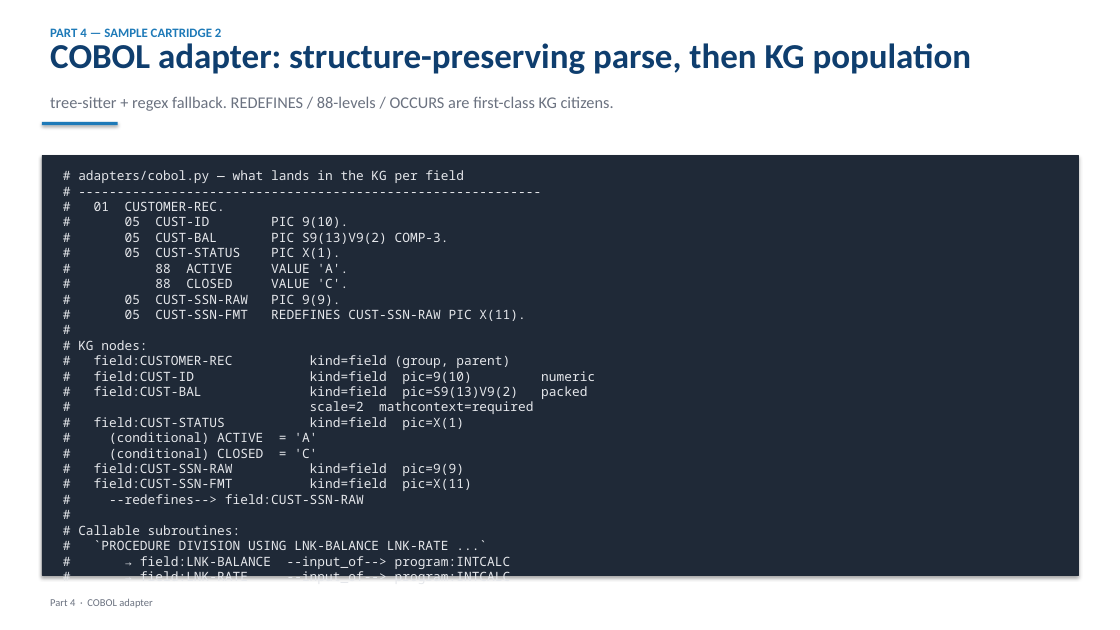
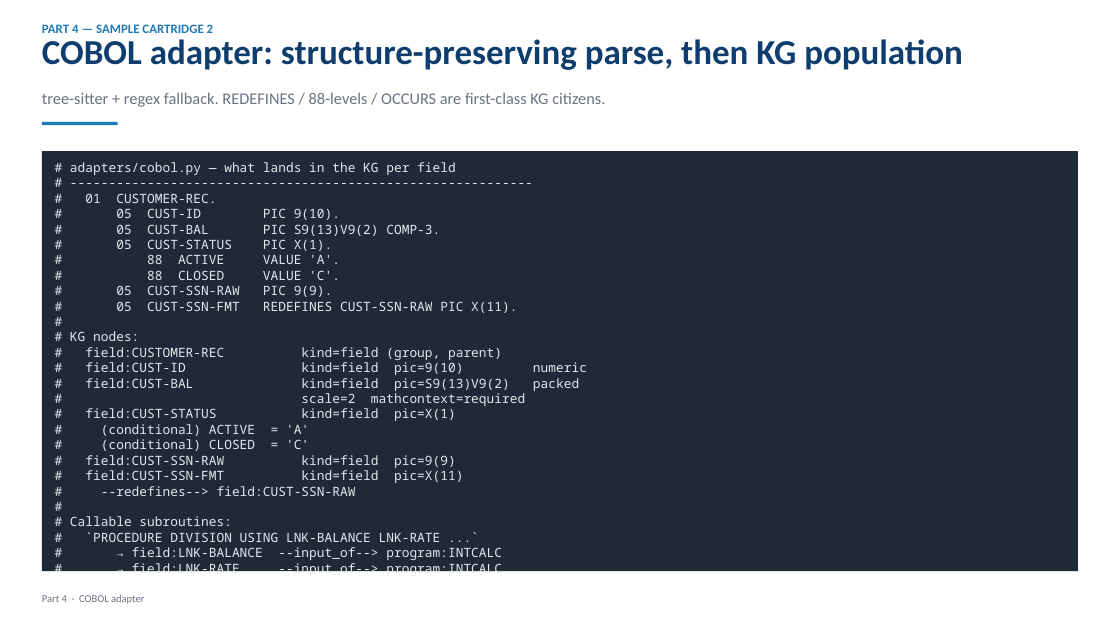
Before and after one commit to cwijayasundara/legacy_mod_maf_v2, a slide deck: slide 27 of docs/design_deck.pptx (slide 21 before the commit). Drawn at 1120x630 pixels with LibreOffice and Linux fonts; fonts in the diff are those of the drawing. Boxes give left, top, right and bottom in pixels: in the first picture for what was removed or moved away, otherwise in the second. Text is boxed around its words. In the diff, an @@ line names an element or a change of style, - is before the commit and + after.

```diff
--- a/docs/design_deck.pptx
+++ b/docs/design_deck.pptx
@@ text "PART 4 — SAMPLE CARTRIDGE ...": place and size @@
-text "PART 4 — SAMPLE CARTRIDGE ..." at <box>50,28,221,37</box>
+text "PART 4 — SAMPLE CARTRIDGE ..." at <box>42,24,213,33</box>
@@ text "COBOL adapter: structure-preserving parse, then ...": place and size @@
-text "COBOL adapter: structure-preserving parse, then ..." at <box>50,43,972,74</box>
+text "COBOL adapter: structure-preserving parse, then ..." at <box>42,39,963,70</box>
@@ text "tree-sitter + regex fallback. REDEFINES ...": place and size @@
-text "tree-sitter + regex fallback. REDEFINES ..." at <box>50,96,614,111</box>
+text "tree-sitter + regex fallback. REDEFINES ..." at <box>42,92,605,107</box>
@@ rectangle at <box>42,122,118,125</box>: shadow off @@
@@ rectangle: place and size @@
-rectangle at <box>42,155,1078,576</box>
+rectangle at <box>42,151,1078,571</box>
@@ rectangle at <box>42,151,1078,571</box>: outline #1F2937 0.75 pt to none; shadow off @@
@@ text "# adapters/cobol.py — what lands ...": place and size @@
-text "# adapters/cobol.py — what lands ..." at <box>78,170,595,569</box>
+text "# adapters/cobol.py — what lands ..." at <box>70,162,587,560</box>
@@ text "Part 4 · COBOL adapter": place and size @@
-text "Part 4 · COBOL adapter" at <box>50,599,152,608</box>
+text "Part 4 · COBOL adapter" at <box>42,595,144,604</box>
```
Also in this commit, not shown: 27 other slides changed, 9 slides added, 3 slides removed, 1 other file.
